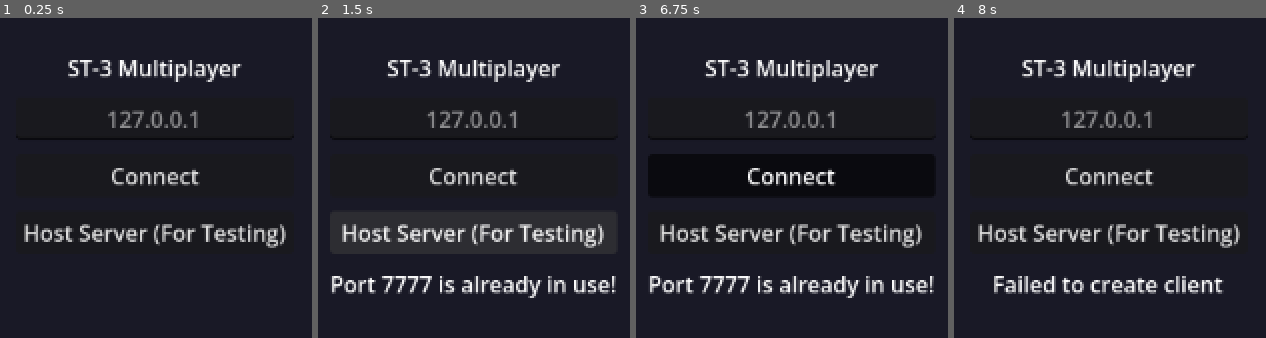
Above: before the commit, frames 1-4 (left to right).
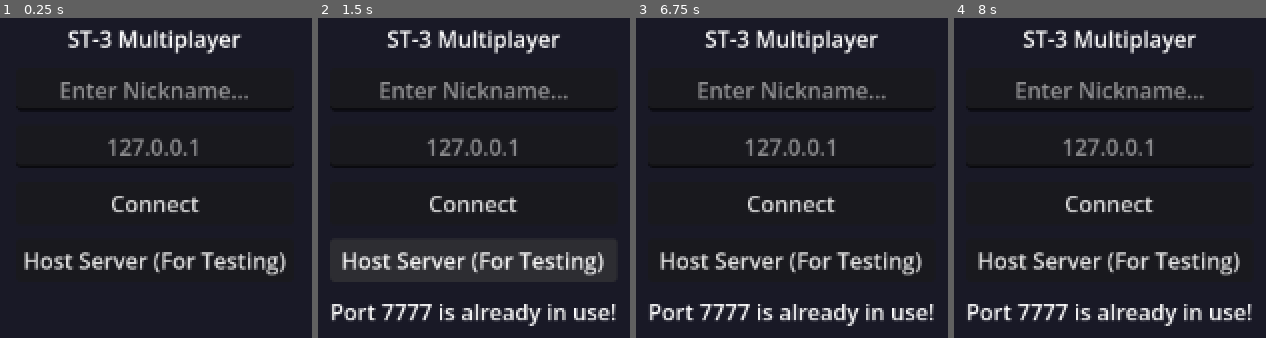
Above: after the commit, the same moments.

Repository: lvlcnapps/st3d
Game: Godot game, scene res://boot.tscn
Same seed, same stepped clock (60 frames per second), same inputs: the game is played once before the commit and once after it.
Inputs (mouse positions are in pixels of both pictures, inside the frame that each line leads up to):
- Up to frame 1 (0.25 s): no input
- Up to frame 2 (1.5 s): click "Connect" at 0.5 s; click "Host Server (For Testing)" at 1.25 s
- Up to frame 3 (6.75 s): move the mouse to (outside the picture) at 2.02 s; hold D 2.03-2.78 s; hold Ctrl 2.03-2.78 s; click (outside the picture) at 2.17 s; tap Shift at 2.3, 2.85, 4.55 s; move the mouse to (outside the picture) at 2.77 s; hold S 2.78-3.53 s; tap C at 3.05, 3.6, 5.3, 5.85 s; move the mouse to (outside the picture) at 3.52 s; hold D 3.53-4.28 s; hold Ctrl 3.53-4.28 s; move the mouse to (outside the picture) at 4.27 s; hold W 4.28-5.03 s; tap Ctrl at 4.35, 6.05 s; click (outside the picture) at 4.42 s; move the mouse to (outside the picture) at 5.02 s; hold Shift 5.03-5.78 s; hold A 5.03-6.53 s; move the mouse to (outside the picture) at 5.77 s; move the mouse to (870, 174) at 6.52 s; hold S from 6.53 s (still down); hold Z from 6.53 s (still down); click (870, 174) at 6.67 s
- Up to frame 4 (8 s): tap Shift at 6.8 s; move the mouse to (outside the picture) at 7.27 s; release S at 7.28 s; release Z at 7.28 s; hold D from 7.28 s (still down); tap X at 7.35 s; tap C at 7.55 s

The runs differ from the first frame. In frame 1, 13% of the frame differs, in the area x 7-92%, y 3-81%; in frame 2, 19%, in the area x 4-96%, y 3-97%; in frame 3, 18%; in frame 4, 18%.

Commit message:
qol + nicknames

Diff:
--- a/boot.gd
+++ b/boot.gd
@@ -8,12 +8,14 @@
 @export var player_scene: PackedScene = preload("res://player.tscn")
 
 @onready var ui = $UI
+@onready var nickname_input = $UI/VBoxContainer/NicknameInput
 @onready var ip_input = $UI/VBoxContainer/IPInput
 @onready var connect_btn = $UI/VBoxContainer/ConnectBtn
 @onready var host_btn = $UI/VBoxContainer/HostBtn
 @onready var status_label = $UI/VBoxContainer/StatusLabel
 
 var current_level: Node3D
+var connected_players: Dictionary = {} # id -> nickname
 
 func _notification(what: int) -> void:
 	if what == NOTIFICATION_WM_CLOSE_REQUEST:
@@ -59,7 +61,22 @@
 
 	load_level()
 
+func spawn_player(id: int, nickname: String) -> void:
+	var player = player_scene.instantiate()
+	player.name = str(id)
+	player.set("sync_nickname", nickname)
+	var random_offset = Vector3(randf_range(-15, 15), 0, randf_range(-15, 15))
+	player.position = random_offset
+	var players_node = current_level.get_node_or_null("Players")
+	if players_node:
+		players_node.add_child(player)
+
 func _on_connect_pressed() -> void:
+	var nickname = nickname_input.text.strip_edges()
+	if nickname == "":
+		status_label.text = "Enter nickname!"
+		return
+
 	var ip = ip_input.text
 	if ip == "":
 		ip = "127.0.0.1"
@@ -83,9 +100,39 @@
 		connect_btn.disabled = false
 
 func _on_connected_to_server() -> void:
+	load_level() # Сначала грузим уровень, чтобы MultiplayerSpawner был готов
+	var nickname = nickname_input.text.strip_edges()
+	register_player.rpc_id(1, nickname)
+	status_label.text = "Authenticating..."
+
+@rpc("any_peer", "call_remote", "reliable")
+func register_player(nickname: String) -> void:
+	if not multiplayer.is_server(): return
+	var id = multiplayer.get_remote_sender_id()
+
+	if nickname in connected_players.values():
+		reject_player.rpc_id(id, "Nickname taken!")
+		multiplayer.disconnect_peer(id)
+		return
+
+	connected_players[id] = nickname
+	spawn_player(id, nickname)
+	accept_player.rpc_id(id)
+
+@rpc("authority", "call_remote", "reliable")
+func accept_player() -> void:
 	status_label.text = "Connected!"
 	ui.hide()
-	load_level()
+
+@rpc("authority", "call_remote", "reliable")
+func reject_player(reason: String) -> void:
+	status_label.text = reason
+	multiplayer.multiplayer_peer = null
+	ui.show()
+	connect_btn.disabled = false
+	if current_level:
+		current_level.queue_free()
+		current_level = null
 
 func _on_connection_failed() -> void:
 	status_label.text = "Connection failed!"
@@ -95,6 +142,7 @@
 	status_label.text = "Server disconnected!"
 	ui.show()
 	connect_btn.disabled = false
+	connected_players.clear()
 	if current_level:
 		current_level.queue_free()
 
@@ -108,20 +156,12 @@
 func _on_peer_connected(id: int) -> void:
 	if multiplayer.is_server():
 		print("Client connected: ", id)
-		var player = player_scene.instantiate()
-		player.name = str(id)
-
-		# Раскидываем игроков, чтобы они не спавнились в одной точке и не взрывались от физики!
-		var random_offset = Vector3(randf_range(-15, 15), 0, randf_range(-15, 15))
-		player.position = random_offset
-
-		var players_node = current_level.get_node_or_null("Players")
-		if players_node:
-			players_node.add_child(player)
+		# Ждем RPC register_player от клиента для спавна
 
 func _on_peer_disconnected(id: int) -> void:
 	if multiplayer.is_server():
 		print("Client disconnected: ", id)
+		connected_players.erase(id)
 		var players_node = current_level.get_node_or_null("Players")
 		if players_node and players_node.has_node(str(id)):
 			players_node.get_node(str(id)).queue_free()
--- a/boot.tscn
+++ b/boot.tscn
@@ -42,6 +42,11 @@
 text = "ST-3 Multiplayer"
 horizontal_alignment = 1
 
+[node name="NicknameInput" type="LineEdit" parent="UI/VBoxContainer"]
+layout_mode = 2
+placeholder_text = "Enter Nickname..."
+alignment = 1
+
 [node name="IPInput" type="LineEdit" parent="UI/VBoxContainer"]
 layout_mode = 2
 placeholder_text = "127.0.0.1"
--- a/player.gd
+++ b/player.gd
@@ -17,8 +17,9 @@
 @export var sync_velocity: Vector3 = Vector3.ZERO
 @export var sync_hp: float = 100.0
 @export var sync_energy: float = 100.0
-
-var client_input = {"turn": 0.0, "move": 0.0, "shoot": false, "auto_sas": false, "shift_sas": false, "respawn": false}
+@export var sync_nickname: String = ""
+
+var client_input = {"turn": 0.0, "move": 0.0, "shoot": false, "auto_sas": false, "ctrl_sas": false, "boost": false, "respawn": false}
 
 var auto_sas_enabled: bool = false
 var dead_timer: float = 0.0
@@ -31,6 +32,7 @@
 @onready var laser_mesh = get_node_or_null("LaserPivot/LaserMesh")
 @onready var ship_model = get_node_or_null("ShipModel")
 @onready var collision_shape = get_node_or_null("CollisionShape3D")
+@onready var nickname_label = get_node_or_null("NicknameLabel")
 @onready var dead_label = get_node_or_null("HUD/CenterContainer/DeadLabel")
 
 func _ready() -> void:
@@ -39,7 +41,12 @@
 			$HUD.hide()
 		if laser_pivot:
 			laser_pivot.hide()
-	else:
+		if nickname_label:
+			# Чужие ники белые
+			nickname_label.modulate = Color(1.0, 1.0, 1.0)
+	else:
+		if nickname_label:
+			nickname_label.hide() # Скрываем свой ник
 		if laser_mesh:
 			laser_mesh.extra_cull_margin = 10000.0
 			laser_mesh.custom_aabb = AABB(Vector3(-1000, -1000, -1000), Vector3(2000, 2000, 2000))
@@ -49,7 +56,8 @@
 		var turn_input: float = 0.0
 		var move_input: float = 0.0
 		var shoot = false
-		var shift_sas = false
+		var ctrl_sas = false
+		var boost = false
 		var respawn = false
 
 		if sync_hp > 0:
@@ -58,7 +66,8 @@
 			if Input.is_key_pressed(KEY_W): move_input += 1.0
 			if Input.is_key_pressed(KEY_S): move_input -= 1.0
 			shoot = Input.is_key_pressed(KEY_SPACE)
-			shift_sas = Input.is_key_pressed(KEY_SHIFT)
+			ctrl_sas = Input.is_key_pressed(KEY_CTRL)
+			boost = Input.is_key_pressed(KEY_SHIFT)
 		else:
 			respawn = Input.is_key_pressed(KEY_R)
 
@@ -67,7 +76,8 @@
 			"move": move_input,
 			"shoot": shoot,
 			"auto_sas": auto_sas_enabled,
-			"shift_sas": shift_sas,
+			"ctrl_sas": ctrl_sas,
+			"boost": boost,
 			"respawn": respawn
 		}
 		receive_input.rpc_id(1, input_data)
@@ -85,10 +95,26 @@
 	var is_dead = sync_hp <= 0
 	if ship_model: ship_model.visible = not is_dead
 
+	var is_local = str(name) == str(multiplayer.get_unique_id())
+
+	if nickname_label:
+		if is_local:
+			nickname_label.visible = false
+		else:
+			nickname_label.text = sync_nickname
+			nickname_label.visible = not is_dead
+			if nickname_label.visible:
+				var cam = get_viewport().get_camera_3d()
+				if cam:
+					var dist = global_position.distance_to(cam.global_position)
+					# Базовый масштаб + рост от расстояния. Вдали ник будет казаться меньше, чем вблизи, но не исчезнет
+					var s = 10.0 + dist * 0.2
+					nickname_label.scale = Vector3(s, s, s)
+
 	if str(name) == str(multiplayer.get_unique_id()):
 		if has_node("HUD/MarginContainer/SpeedLabel"):
 			var speed_label: Label = get_node("HUD/MarginContainer/SpeedLabel")
-			var sas_text = "AUTO" if auto_sas_enabled else ("ON" if Input.is_key_pressed(KEY_SHIFT) else "OFF")
+			var sas_text = "AUTO" if auto_sas_enabled else ("ON" if Input.is_key_pressed(KEY_CTRL) else "OFF")
 			speed_label.text = "HP: %d\nEnergy: %d\nSpeed: %.1f units/s\nSAS: %s" % [int(sync_hp), int(sync_energy), sync_velocity.length(), sas_text]
 
 		if dead_label:
@@ -167,7 +193,8 @@
 	var turn_input = client_input.get("turn", 0.0)
 	var move_input = client_input.get("move", 0.0)
 	var is_shooting = client_input.get("shoot", false)
-	var is_sas = client_input.get("auto_sas", false) or client_input.get("shift_sas", false)
+	var is_sas = client_input.get("auto_sas", false) or client_input.get("ctrl_sas", false)
+	var is_boost = client_input.get("boost", false)
 
 	if turn_input != 0.0:
 		current_angular_velocity += turn_input * angular_acceleration * delta
@@ -177,8 +204,15 @@
 	current_angular_velocity = clamp(current_angular_velocity, -max_angular_speed, max_angular_speed)
 	rotation.y += current_angular_velocity * delta
 
+	var current_accel = acceleration
+
+	if is_boost and move_input != 0.0 and sync_energy > 0:
+		current_accel *= 2.0
+		sync_energy = max(0.0, sync_energy - 30.0 * delta)
+		energy_regen_delay = 1.0
+
 	var forward_dir: Vector3 = -transform.basis.z
-	velocity += forward_dir * move_input * acceleration * delta
+	velocity += forward_dir * move_input * current_accel * delta
 
 	if current_cooldown > 0:
 		current_cooldown -= delta
@@ -189,8 +223,6 @@
 		energy_regen_delay = 3.0
 		current_cooldown = shoot_cooldown
 
-	if velocity.length() > max_speed:
-		velocity = velocity.limit_length(max_speed)
 
 	var old_velocity = velocity
 	move_and_slide()
@@ -198,15 +230,21 @@
 	for i in get_slide_collision_count():
 		var collision = get_slide_collision(i)
 		var collider = collision.get_collider()
+		var n = collision.get_normal()
+
 		if collider is CharacterBody3D and "sync_hp" in collider:
-			var n = collision.get_normal()
 			var rel_vel = old_velocity - collider.velocity
 			var speed_along_normal = rel_vel.dot(n)
 			if speed_along_normal < 0:
-				var j = -speed_along_normal * 0.8 # уменьшенный импульс для реализма
+				var j = -speed_along_normal * 0.65 # (1 + 0.3) / 2 = 0.65, где 0.3 это упругость
 				var impulse = j * n
 				velocity = old_velocity + impulse
 				collider.velocity -= impulse
+		else:
+			var speed_along_normal = old_velocity.dot(n)
+			if speed_along_normal < 0:
+				velocity = old_velocity - 1.3 * speed_along_normal * n # 1 + 0.3 = 1.3
+				old_velocity = velocity
 
 	sync_velocity = velocity
 
@@ -214,7 +252,7 @@
 	if not bullet_scene: return
 
 	var bullet = bullet_scene.instantiate()
-	bullet.position = global_position + forward_dir * 2.0
+	bullet.position = global_position + forward_dir * 3.5
 	bullet.linear_velocity = forward_dir * bullet_base_speed + velocity
 	bullet.owner_id = int(str(name))
 
--- a/player.tscn
+++ b/player.tscn
@@ -4,8 +4,8 @@
 [ext_resource type="PackedScene" uid="uid://d0f0svqt0iabh" path="res://objects/ship.glb" id="2"]
 
 [sub_resource type="CylinderShape3D" id="CylinderShape3D_1"]
-height = 1.0
-radius = 0.5
+height = 3.0
+radius = 1.5
 
 [sub_resource type="SceneReplicationConfig" id="SceneReplicationConfig_player"]
 properties/0/path = NodePath(".:position")
@@ -23,6 +23,9 @@
 properties/4/path = NodePath(".:sync_energy")
 properties/4/spawn = true
 properties/4/replication_mode = 1
+properties/5/path = NodePath(".:sync_nickname")
+properties/5/spawn = true
+properties/5/replication_mode = 1
 
 [sub_resource type="StandardMaterial3D" id="StandardMaterial3D_laser"]
 transparency = 1
@@ -44,7 +47,20 @@
 shape = SubResource("CylinderShape3D_1")
 
 [node name="ShipModel" parent="." unique_id=65351180 instance=ExtResource("2")]
-transform = Transform3D(-4.371139e-08, 0, 1, 0, 1, 0, -1, 0, -4.371139e-08, 0, 0, 0)
+transform = Transform3D(-1.31134e-07, 0, 3, 0, 3, 0, -3, 0, -1.31134e-07, 0, 0, 0)
+
+[node name="ShipLight" type="OmniLight3D" parent="."]
+transform = Transform3D(1, 0, 0, 0, 1, 0, 0, 0, 1, 0, 2, 0)
+light_color = Color(0.9, 0.95, 1, 1)
+light_energy = 0.8
+omni_range = 15.0
+
+[node name="NicknameLabel" type="Label3D" parent="."]
+transform = Transform3D(1, 0, 0, 0, 1, 0, 0, 0, 1, 0, 4, 0)
+billboard = 1
+no_depth_test = true
+render_priority = 100
+text = "Player"
 
 [node name="LaserPivot" type="Node3D" parent="."]
 
